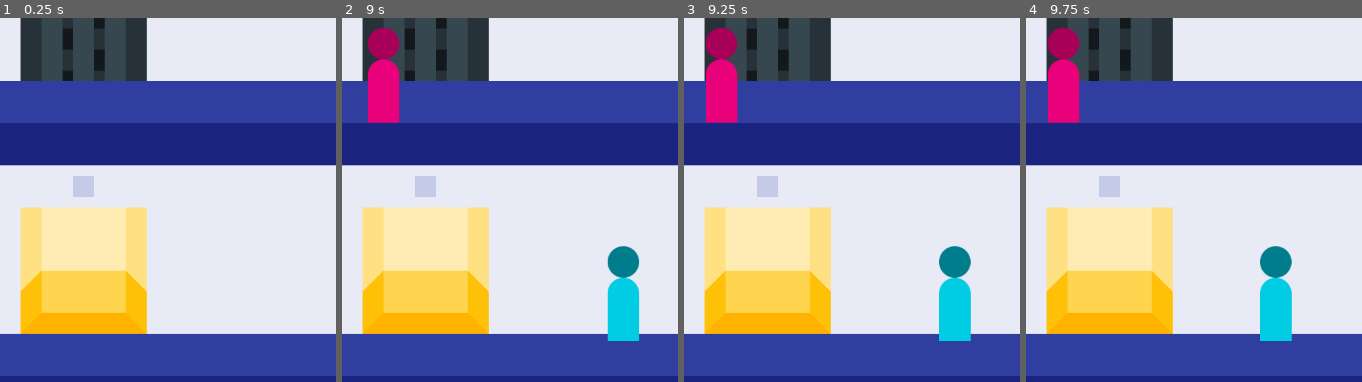
Above: before the commit, frames 1-4 (left to right).
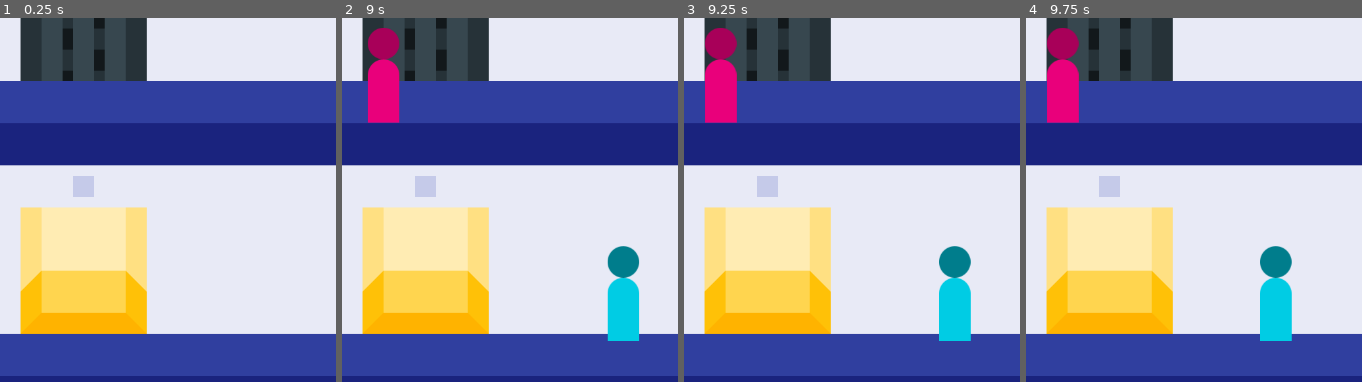
Above: after the commit, the same moments.

Repository: ttencate/uplifting
Game: Godot game, scene res://main.tscn
The game is run twice, just before and just after one commit, with the same random seed, the same clock (stepped at 60 frames per second) and the same inputs.
Inputs (mouse positions are % of the whole screen's width and height, from its top left):
- Up to frame 1 (0.25 s): no input
- Up to frame 2 (9 s): click (38, 85) at 0.52 s; click (38, 85) at 1.27 s; click (38, 85) at 2.02 s; tap Enter at 2.75 s
- Up to frame 3 (9.25 s): no input
- Up to frame 4 (9.75 s): no input
The pictures show only the part of the screen within x 50-100%, y 50-100%; the shares and areas given below are measured in that part.

Frames 1-2 are identical in both runs. In frame 3, 0.2% of the frame differs, in the area x 6-17%, y 3-29%; in frame 4, 0.2%.

Commit message:
Tweak pawn behaviour

Diff:
--- a/main.tscn
+++ b/main.tscn
@@ -10,7 +10,7 @@
 position = Vector2( 0, 768 )
 num_lifts = 2
 
-[node name="pawns" type="Node2D" parent="building"]
+[node name="pawns" type="YSort" parent="building"]
 
 [node name="spawn_timer" type="Timer" parent="."]
 autostart = true
--- a/pawn/pawn.gd
+++ b/pawn/pawn.gd
@@ -53,31 +53,37 @@
 func _sort_slots(a, b):
 	return global_position.distance_squared_to(a[0].global_position) < global_position.distance_squared_to(b[0].global_position)
 
+func _move_to_lift(delta, building):
+	var free_slots = building.get_free_slots(flr)
+	free_slots.sort_custom(self, "_sort_slots")
+	if len(free_slots) > 0:
+		var destination_slot = free_slots[0][0]
+		var destination_lift = free_slots[0][1]
+		var distance = global_position.x - destination_slot.global_position.x
+		if abs(distance) < 32:
+			print("Entering lift")
+			_slot = destination_slot
+			_slot.remote_path = get_path()
+			_lift = destination_lift
+			z_index = -50
+			_state = State.IN_LIFT
+			emit_signal("entered_lift", destination, _lift)
+		else:
+			position.x -= delta * _walk_to_lift_speed * sign(distance)
+		return true
+	else:
+		return false
+
 func tick(delta, building):
 	match _state:
 		State.MOVING_INTO_VIEW:
-			if len(building.get_free_slots(flr)) > 0:
+			var distance = position.x - _preferred_x
+			if abs(distance) <= 32:
 				_state = State.MOVING_TO_LIFT
-			var distance = position.x - _preferred_x
-			if abs(distance) > 32:
+			if not _move_to_lift(delta, building):
 				position.x -= delta * _walk_in_speed * sign(distance)
 		State.MOVING_TO_LIFT:
-			var free_slots = building.get_free_slots(flr)
-			free_slots.sort_custom(self, "_sort_slots")
-			if len(free_slots) > 0:
-				var destination_slot = free_slots[0][0]
-				var destination_lift = free_slots[0][1]
-				var distance = global_position.x - destination_slot.global_position.x
-				if abs(distance) < 32:
-					print("Entering lift")
-					_slot = destination_slot
-					_slot.remote_path = get_path()
-					_lift = destination_lift
-					z_index = -50
-					_state = State.IN_LIFT
-					emit_signal("entered_lift", destination, _lift)
-				else:
-					position.x -= delta * _walk_to_lift_speed * sign(distance)
+			_move_to_lift(delta, building)
 		State.IN_LIFT:
 			if _lift.flr == destination:
 				print("Arrived at destination")
@@ -86,7 +92,7 @@
 				position.y = Constants.cell_pos(flr, _lift.index).y - 96 + rand_range(-32, 32)
 				z_index = 10
 				_state = State.ARRIVED
-				if randi() % 2 == 0:
+				if position.x < building.size.x / 2:
 					_preferred_x = -64
 				else:
 					_preferred_x = building.size.x + 64
